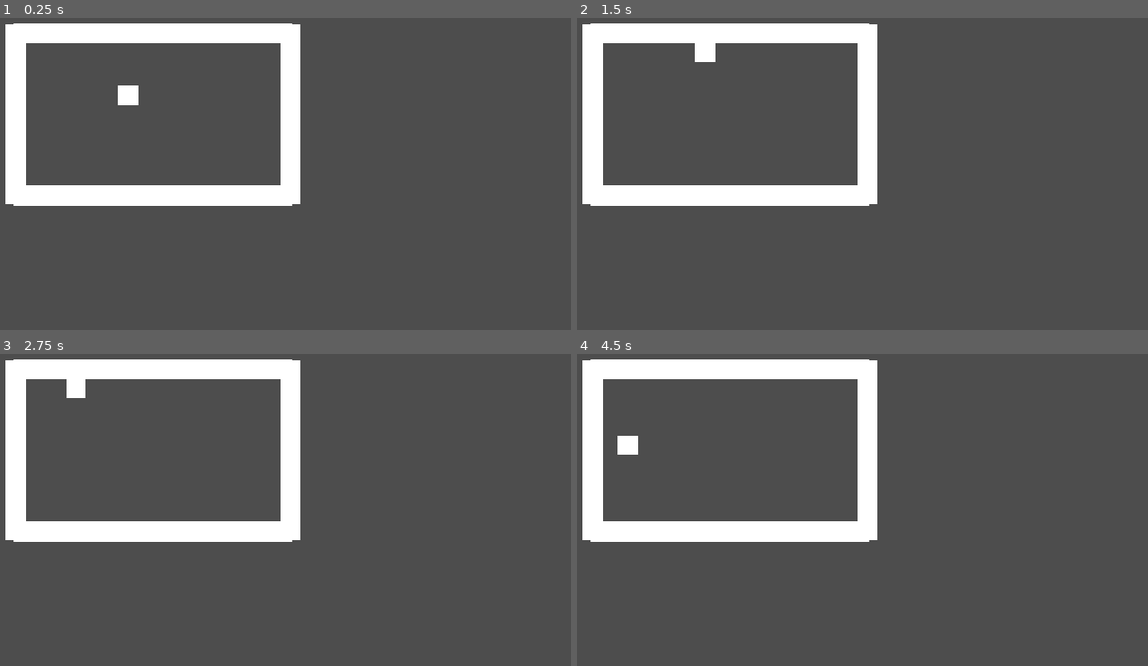
Above: before the commit, frames 1-4 (two rows, left to right).
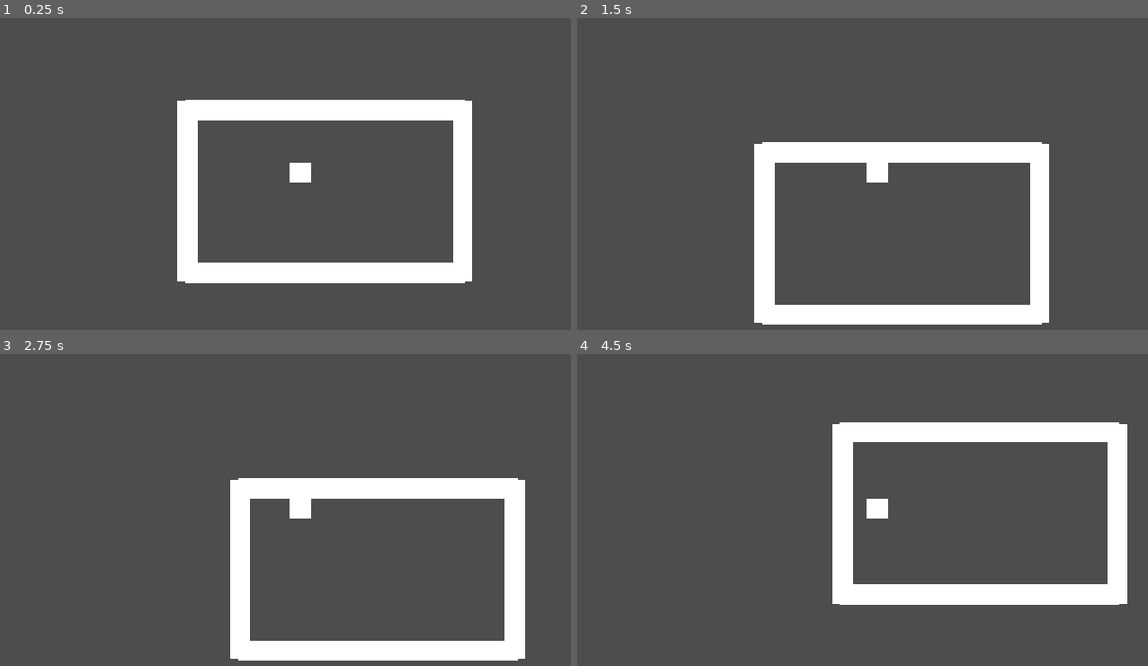
Above: after the commit, the same moments.

Repository: FurrionHD/prototipo-rpg-mazmorras
Game: Godot game, scene res://scenes/levels/main.tscn
The game is run twice, just before and just after one commit, with the same random seed, the same clock (stepped at 60 frames per second) and the same inputs. This scene is started directly instead of the project's main scene.
Inputs:
- Up to frame 1 (0.25 s): no input
- Up to frame 2 (1.5 s): tap Enter at 0.5 s; hold W (move_up) from 0.53 s (still down)
- Up to frame 3 (2.75 s): tap Space at 2 s; release W (move_up) at 2.03 s; hold A (move_left) from 2.03 s (still down)
- Up to frame 4 (4.5 s): release A (move_left) at 3.53 s; hold S (move_down) 3.53-4.28 s; hold D (move_right) from 4.28 s (still down)

The runs differ from the first frame. In frame 1, 19% of the frame differs, in the area x 0-83%, y 1-86%; in frame 2, 19%; in frame 3, 19%; in frame 4, 19%.

Commit message:
KAN-17: Camara 2D que sigue al jugador
Anade un Camera2D como hijo de Player en player.tscn. Al estar dentro
de la escena del jugador, la vista lo sigue automaticamente sin codigo.

Co-Authored-By: Claude Opus 4.8 <noreply@anthropic.com>

Diff:
--- a/scenes/actors/player/player.tscn
+++ b/scenes/actors/player/player.tscn
@@ -16,3 +16,5 @@
 
 [node name="CollisionShape2D" type="CollisionShape2D" parent="." unique_id=457845239]
 shape = SubResource("RectangleShape2D_x7qdl")
+
+[node name="Camera2D" type="Camera2D" parent="." unique_id=1382173583]
